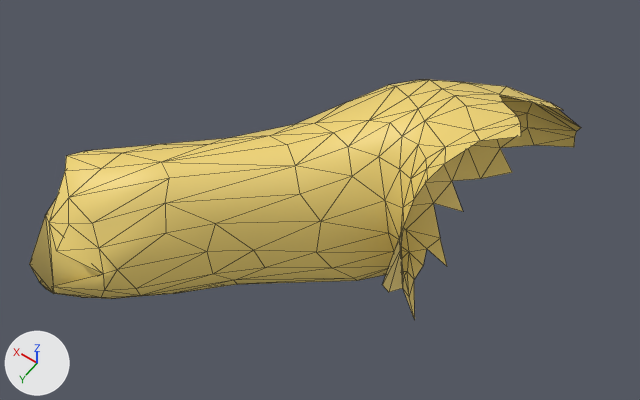
The glTF model assets/models/characters/teibi_parts/teibi_right_upper_arm_authored.glb: old version first, new version second.
The view is the same before and after, from a 50 mm camera at (-0.153, 0.43, 0.453) aimed at (0.05, 0.146, 0.007). Arrows for +X, +Y and +Z are at lower left; the lights stay in place. The picture after the commit comes second. Mesh edges are drawn as thin lines.

Before the edit, the objects in view are built like this:
```python
me_base_006 = bpy.data.meshes.new('base.006')
me_base_006.from_pydata(...)  # 197 vertices, 360 faces; spans x -0.063..0.194, y -0.01..0.291, z -0.074..0.1
me_base_006.materials.append(mat_defaultmaterial)
ob_piece_rightarm_upperarm = bpy.data.objects.new('piece_rightarm_upperarm', me_base_006)
ob_piece_rightarm_upperarm.location = (0.0, 0.0, 0.0)
```
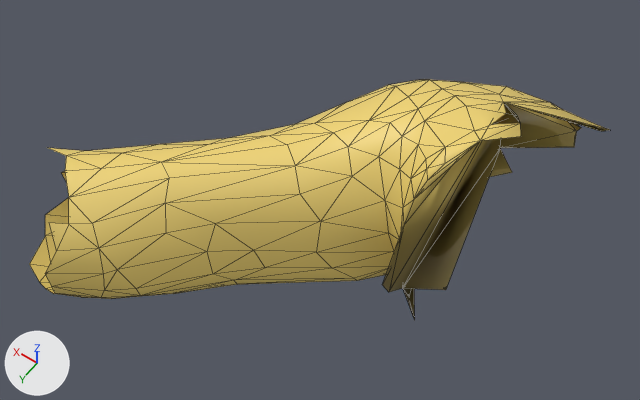
What changed in the scene script:
```text
Change me_base_006:
    used by ob_piece_rightarm_upperarm; location = (0.0, 0.0, 0.0)
    remove me_base_006.from_pydata(...)  # 197 vertices, 360 faces; spans x -0.063..0.194, y -0.01..0.291, z -0.074..0.1
    add me_base_006.from_pydata(...)  # 203 vertices, 379 faces; spans x -0.084..0.194, y -0.01..0.292, z -0.077..0.1
    me_base_006 part 1
    1 face is deleted
    3 vertices are added at (-0.082, 0.046, 0.067), (-0.084, 0.032, 0.057), (-0.03, 0.106, -0.077)
    32 new faces join them
    me_base_006 part 2
    18 faces are deleted
    3 vertices are added at (0.191, 0.231, 0.019), (0.188, 0.236, 0.05), (0.141, 0.292, 0.023)
    6 new faces join them
```

What differs and where, as boxes (x1, y1, x2, y2) in the pictures (640 x 400 px):
'piece_rightarm_upperarm', reshaped: before (29, 80, 581, 320); after (29, 80, 610, 320)
part 1 of me_base_006, built on: before (481, 148, 512, 179); after (382, 95, 610, 320)
part 2 of me_base_006, reshaped: before (29, 172, 103, 294); after (45, 148, 103, 287)
